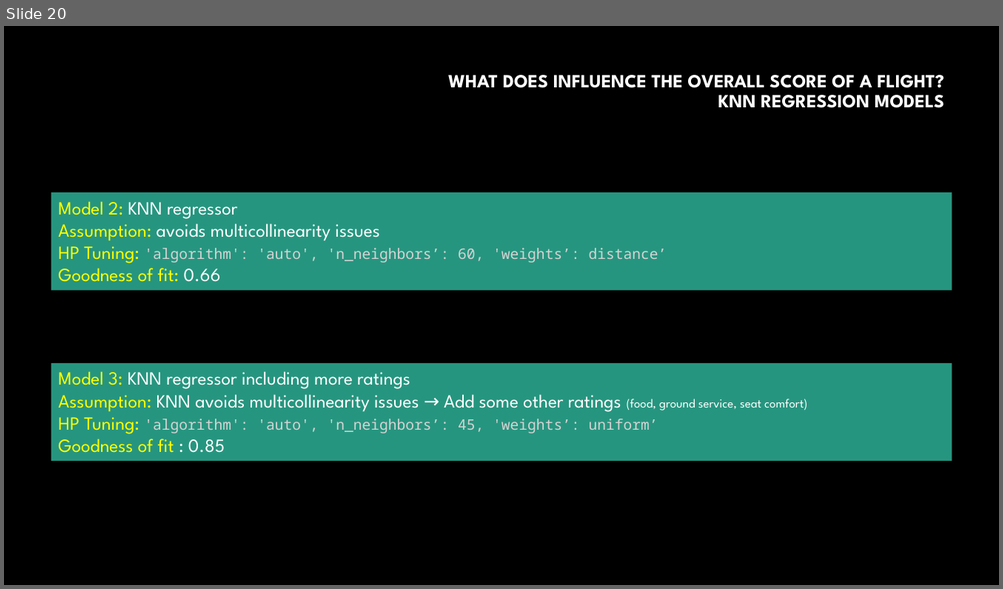
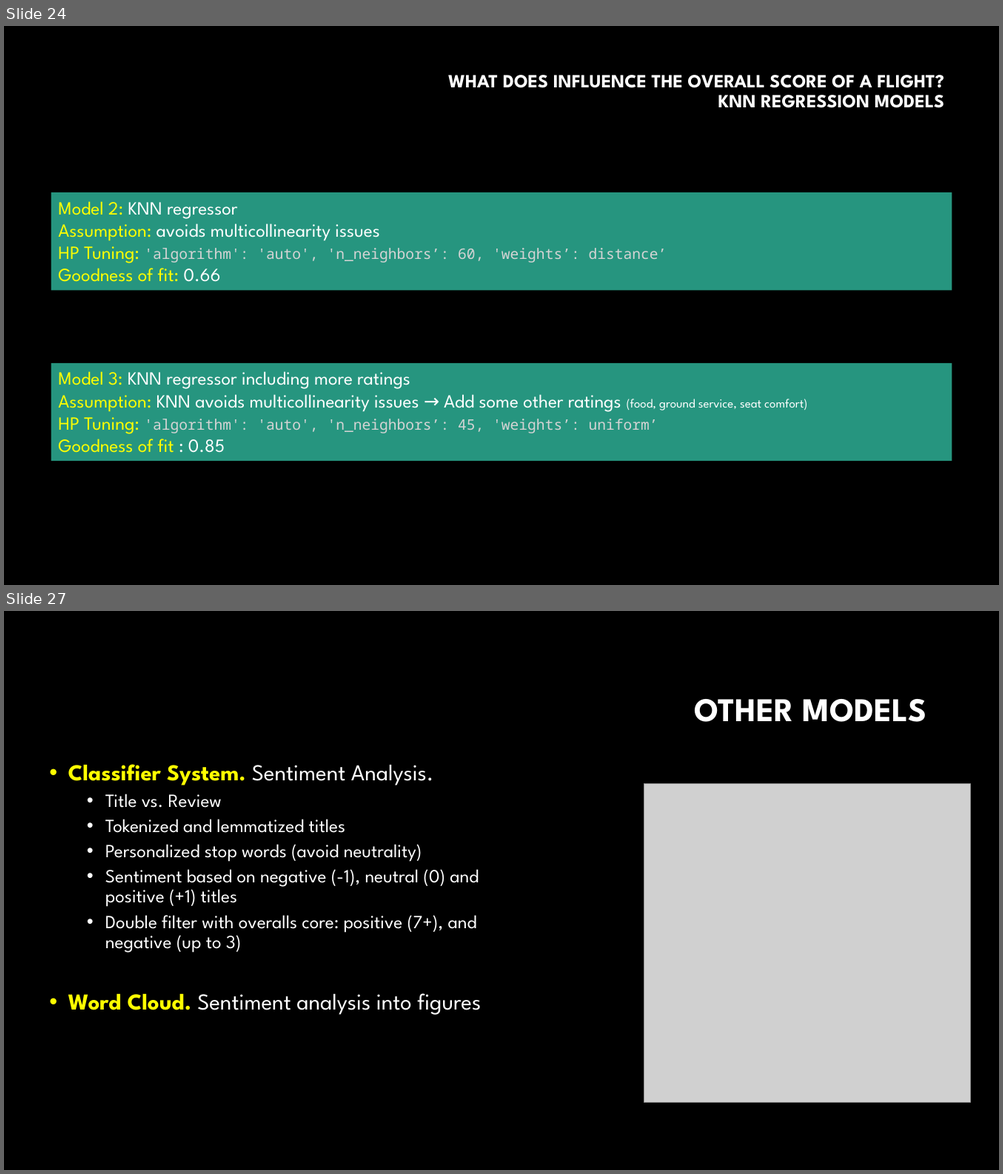
Before and after one commit to aidamouref/Airlines-Analyser, a slide deck: Airlines Analysis.pptx. Shown one above the other, each under a label of ours: slide 20 before the commit, slides 24 and 27 after it; the slides between them are not shown. The pictures are 1003x589 and 1003x1174 pixels, drawn with LibreOffice and Linux fonts; fonts in the diff are those of the drawing; grey boxes stand for pictures; background and template pictures are left out. Boxes give left, top, right and bottom in pixels: in the first picture for what was removed or moved away, otherwise in the second. Text is boxed around its words. In the diff, an @@ line names an element or a change of style, - is before the commit and + after.

Commit message:
improve sentiment analysis

```diff
--- a/Airlines Analysis.pptx
+++ b/Airlines Analysis.pptx
@@ slide 27 added at (4, 611, 999, 1170), background #000000 @@
@@ title added at (694, 699, 926, 722), 32 pt, text #FFFFFF, bold @@
+OTHER MODELS
@@ text added at (68, 764, 481, 1015), 18 pt, text #FFFFFF @@
+• Classifier System. Sentiment Analysis.
+  • Title vs. Review
+  • Tokenized and lemmatized titles
+  • Personalized stop words (avoid neutrality)
+  • Sentiment based on negative (-1), neutral (0) and positive (+1) titles
+  • Double filter with overalls core: positive (7+), and negative (up to 3)
+• Word Cloud. Sentiment analysis into figures
@@ picture added at (644, 784, 970, 1103) @@
@@ what was slide 20 is now slide 24 @@
```
Also in this commit, not shown: 9 slides changed, 6 other slides added, 13 other files.
